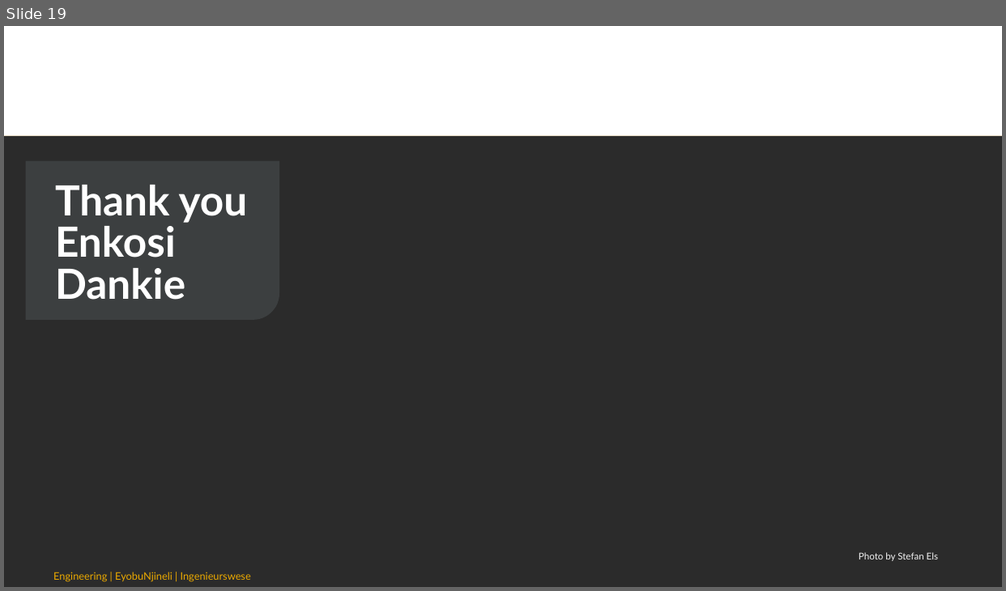
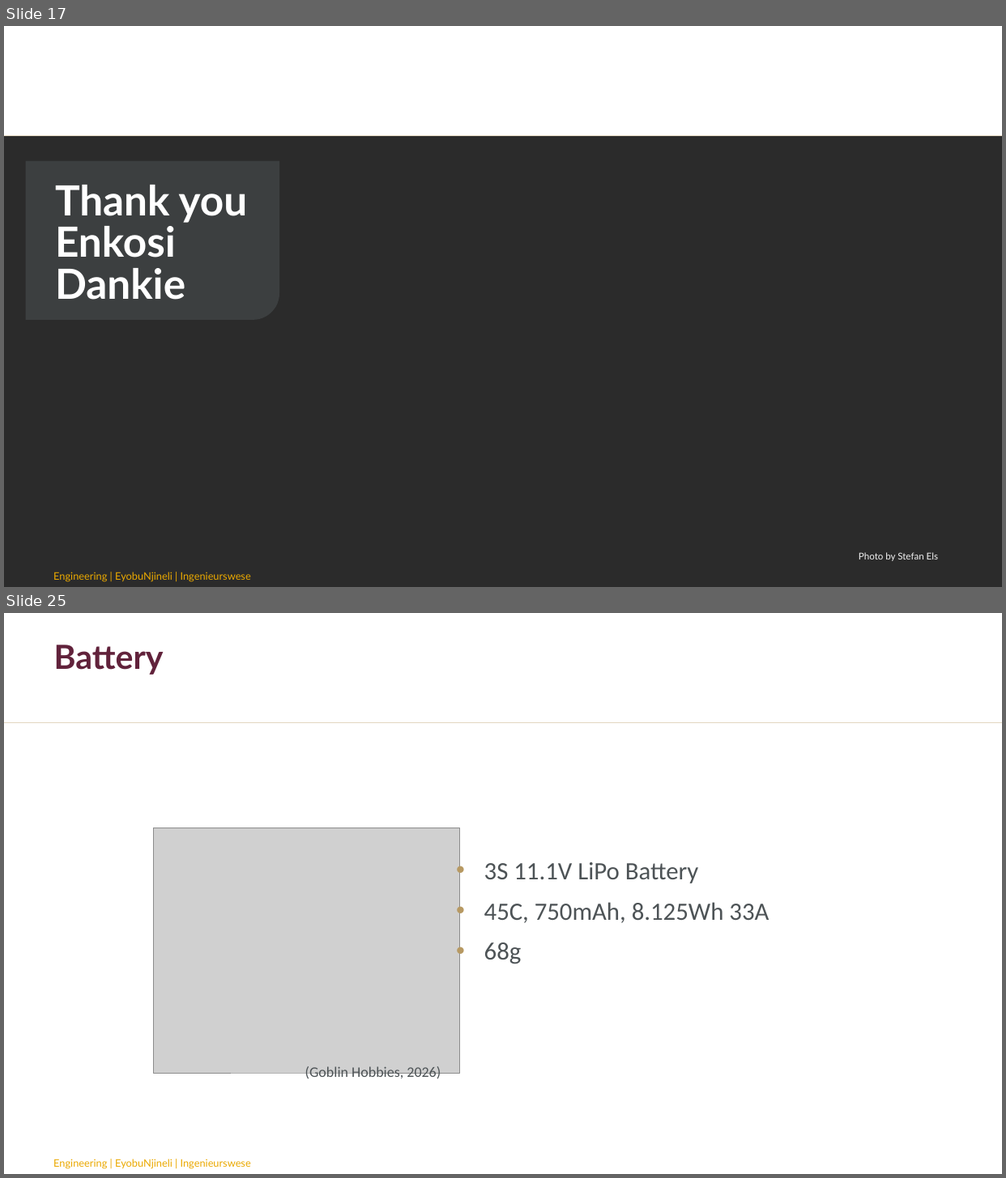
Before and after one commit to chanelleblan/SumobotSkripsie, a slide deck: Presentations/Final_present.pptx. Shown one above the other, each under a label of ours: slide 19 before the commit, slides 17 and 25 after it; the slides between them are not shown. The pictures are 1006x591 and 1006x1178 pixels, drawn with LibreOffice and Linux fonts; fonts in the diff are those of the drawing; grey boxes stand for pictures; background and template pictures are left out; a plain dark background stands for a picture behind light text. Boxes give left, top, right and bottom in pixels: in the first picture for what was removed or moved away, otherwise in the second. Text is boxed around its words. In the diff, an @@ line names an element or a change of style, - is before the commit and + after.

```diff
--- a/Presentations/Final_present.pptx
+++ b/Presentations/Final_present.pptx
@@ slide 25 added at <box>4,613,1002,1174</box>, background #FFFFFF; not listed: 2 template elements that a slide beside it also shows @@
@@ rectangle added at <box>4,613,1002,722</box>, fill #FFFFFF @@
@@ title added at <box>54,645,164,675</box>, 32 pt, text #61223B, bold @@
+Battery
@@ picture added at <box>153,828,459,1073</box> @@
@@ text added at <box>484,862,769,965</box>, 24 pt, text #4D5356 @@
+• 3S 11.1V LiPo Battery
+• 45C, 750mAh, 8.125Wh 33A
+• 68g
@@ text added at <box>305,1067,441,1082</box>, 14 pt, text #4D5356 @@
+(Goblin Hobbies, 2026)
@@ what was slide 19 is now slide 17 @@
```
Also in this commit, not shown: 15 slides changed, 7 other slides added, 6 slides removed.
